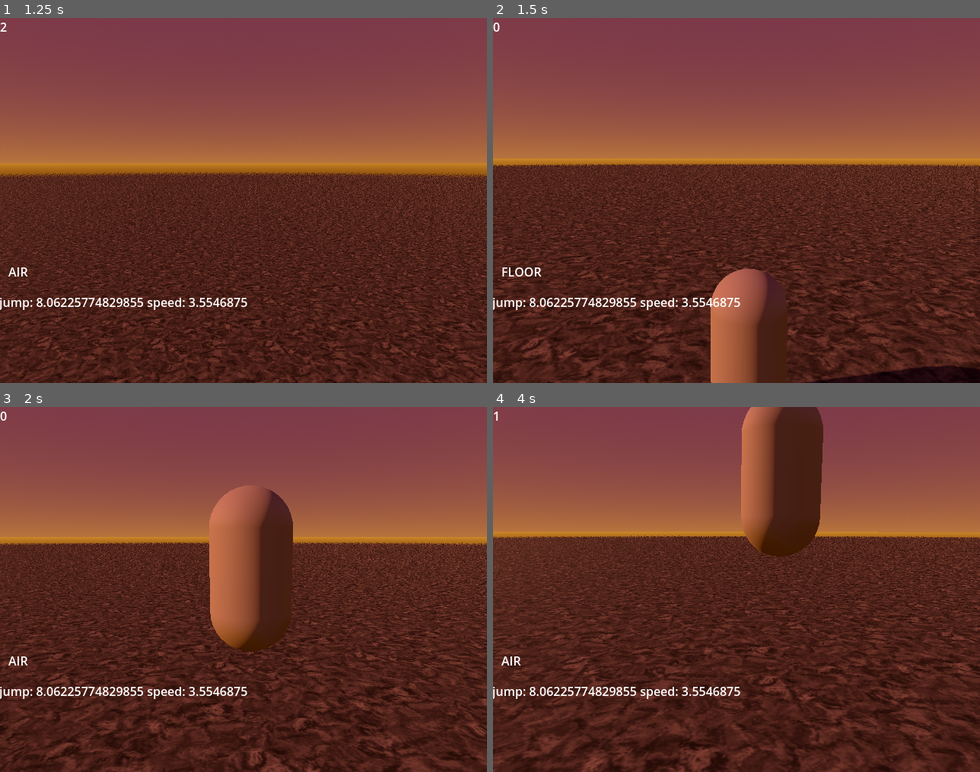
Above: before the commit, frames 1-4 (two rows, left to right).
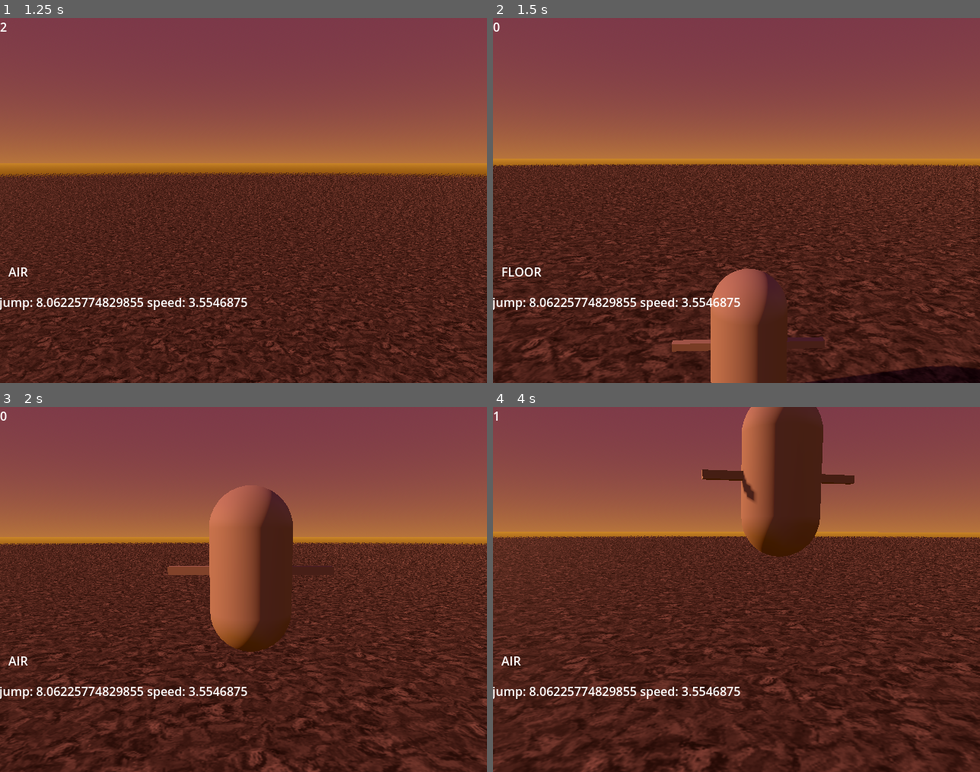
Above: after the commit, the same moments.

Repository: NoahChase/Sly-Cooper--A-Thief-in-Godot
Game: Godot game, scene res://Scenes/Worlds/MonacoGreybox.tscn
The game is run twice, just before and just after one commit, with the same random seed, the same clock (stepped at 60 frames per second) and the same inputs. This scene is started directly instead of the project's main scene.
Inputs (mouse positions are in pixels of both pictures, inside the frame that each line leads up to):
- Up to frame 1 (1.25 s): tap Enter (ui_accept) at 0.5, 0.77 s; move the mouse to (238, 207) at 0.52 s; hold Up (ui_up) from 0.53 s (still down); tap Q (circle) at 0.6 s
- Up to frame 2 (1.5 s): keep holding Up (ui_up); move the mouse to (775, 204) at 1.27 s; tap Q (circle) at 1.35 s
- Up to frame 3 (2 s): keep holding Up (ui_up); tap Enter (ui_accept) at 1.52 s
- Up to frame 4 (4 s): move the mouse to (697, 585) at 2.02 s; tap Q (circle) at 2.1, 2.85, 3.6 s; move the mouse to (741, 589) at 2.77 s; release Up (ui_up) at 2.78 s; hold Left (ui_left) 2.78-3.53 s; tap Enter (ui_accept) at 3.02, 3.77 s; move the mouse to (717, 582) at 3.52 s; hold Up (ui_up) from 3.53 s (still down)

Frame 1 is identical in both runs. In frame 2, 0.3% of the frame differs, in the area x 36-69%, y 87-92%; in frame 3, 0.3%; in frame 4, 0.5%, in the area x 42-75%, y 17-27%.

Commit message:
Sly Branch
Added Sly Branch, gave Sly Arms

Diff:
--- a/Scenes/Character/player__sly.tscn
+++ b/Scenes/Character/player__sly.tscn
@@ -1,10 +1,13 @@
-[gd_scene load_steps=12 format=3 uid="uid://c70l3ebt3x47f"]
+[gd_scene load_steps=13 format=3 uid="uid://c70l3ebt3x47f"]
 
 [ext_resource type="Script" path="res://Scripts/player__sly.gd" id="1_jucx6"]
 
 [sub_resource type="SphereShape3D" id="SphereShape3D_aa5ra"]
 
 [sub_resource type="CapsuleMesh" id="CapsuleMesh_11x8b"]
+
+[sub_resource type="BoxMesh" id="BoxMesh_30xp2"]
+size = Vector3(0.1, 0.1, 2)
 
 [sub_resource type="Animation" id="Animation_qor3j"]
 length = 0.001
@@ -157,6 +160,10 @@
 transform = Transform3D(-1.15, 0, -1.73645e-07, 0, 1.15, 0, 1.73645e-07, 0, -1.15, -6.07758e-08, -0.738928, -0.267238)
 target_position = Vector3(0, 0, 0.25)
 
+[node name="MeshInstance3D" type="MeshInstance3D" parent="Body Mesh Container/SlyCooper_RigNoPhysics"]
+transform = Transform3D(-4.37114e-08, 0, 1, 0, 1, 0, -1, 0, -4.37114e-08, 0, 0, 0)
+mesh = SubResource("BoxMesh_30xp2")
+
 [node name="AnimationPlayer" type="AnimationPlayer" parent="Body Mesh Container"]
 libraries = {
 "": SubResource("AnimationLibrary_xn228")
